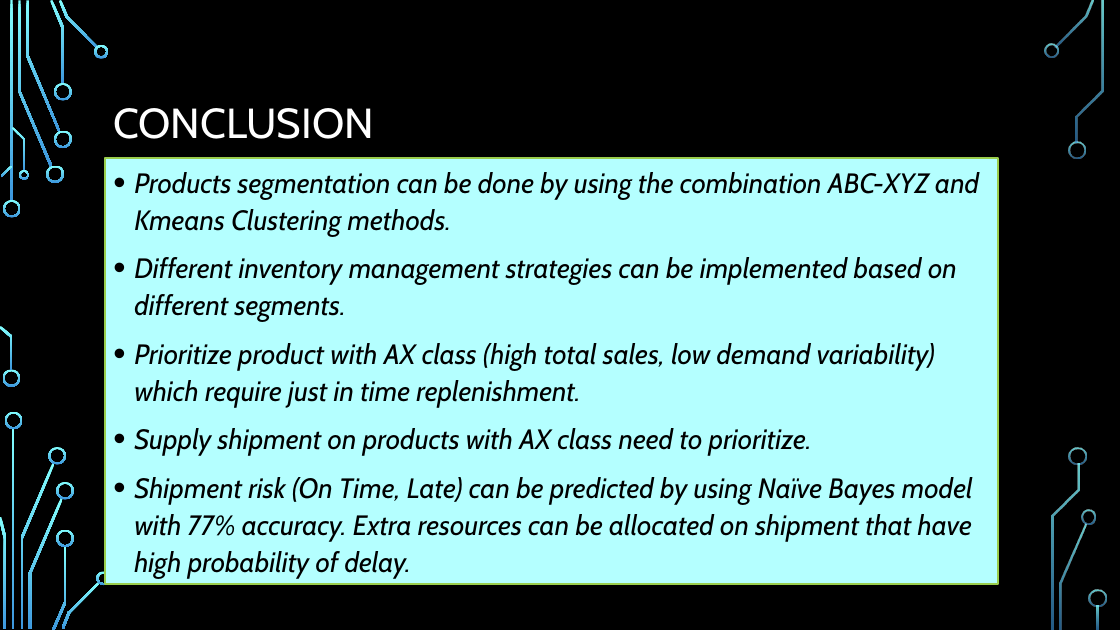
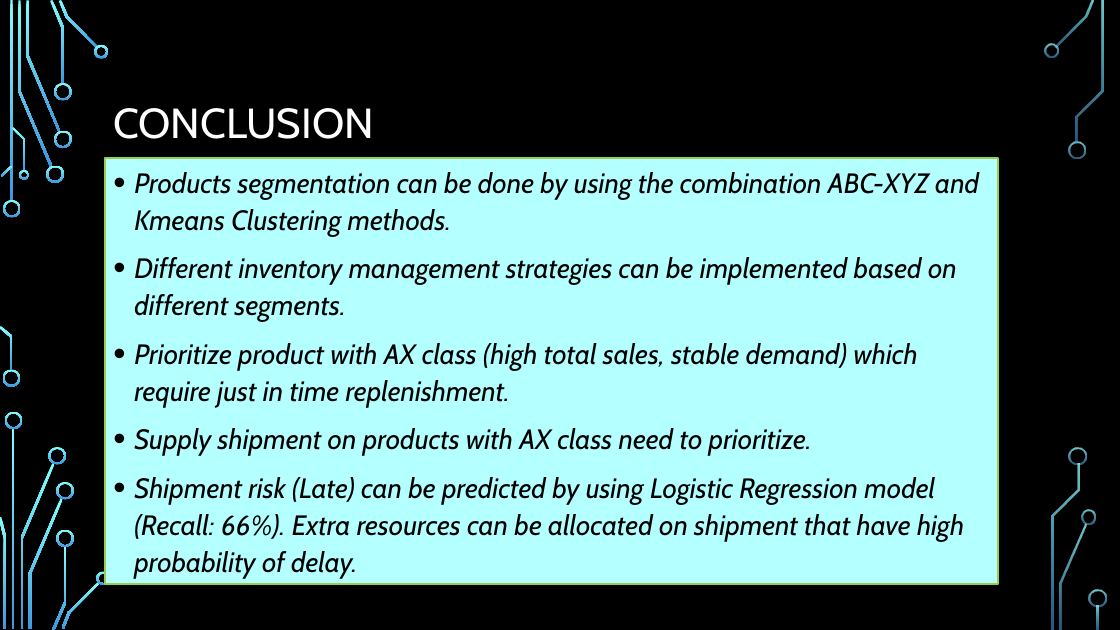
Before and after one commit to sookuan/Data-Science-AI-Project, a slide deck: slide 13 of Inventory Segmentation and Shipment Prediction.pptx. Drawn at 1120x630 pixels with LibreOffice and Linux fonts; fonts in the diff are those of the drawing; background and template pictures are left out. Boxes give left, top, right and bottom in pixels: in the first picture for what was removed or moved away, otherwise in the second. Text is boxed around its words. In the diff, an @@ line names an element or a change of style, - is before the commit and + after.

```diff
--- a/Inventory Segmentation and Shipment Prediction.pptx
+++ b/Inventory Segmentation and Shipment Prediction.pptx
@@ text at (x1=134, y1=343, x2=918, y2=407): text changed @@
-• Prioritize product with AX class (high total sales, low demand variability) which require just in time replenishment.
+• Prioritize product with AX class (high total sales, stable demand) which require just in time replenishment.
@@ text at (x1=134, y1=477, x2=964, y2=578): text changed @@
-• Shipment risk (On Time, Late) can be predicted by using Naïve Bayes model with 77% accuracy. Extra resources can be allocated on shipment that have high probability of delay.
+• Shipment risk (Late) can be predicted by using Logistic Regression model (Recall: 66%). Extra resources can be allocated on shipment that have high probability of delay.
```
Also in this commit, not shown: 4 other slides changed.
